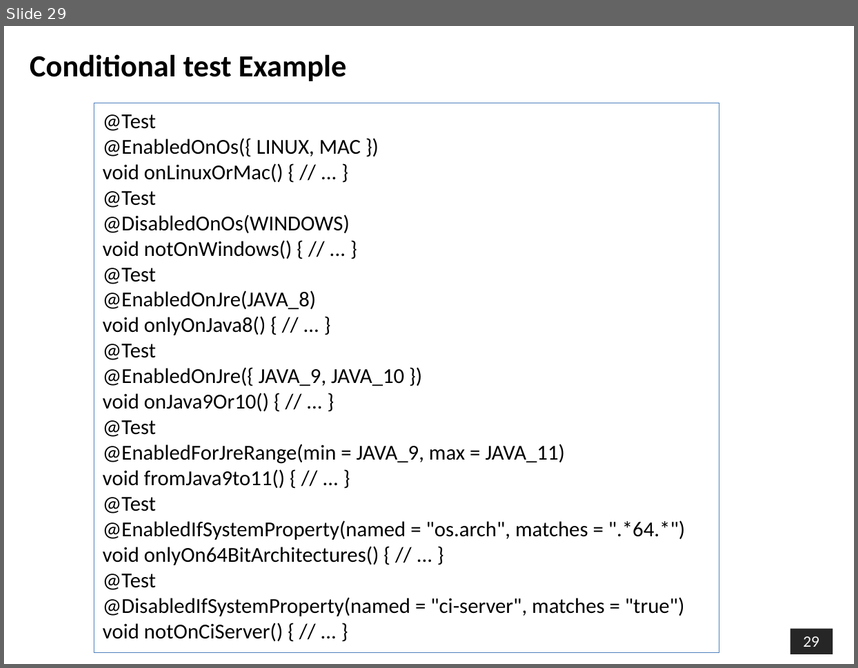
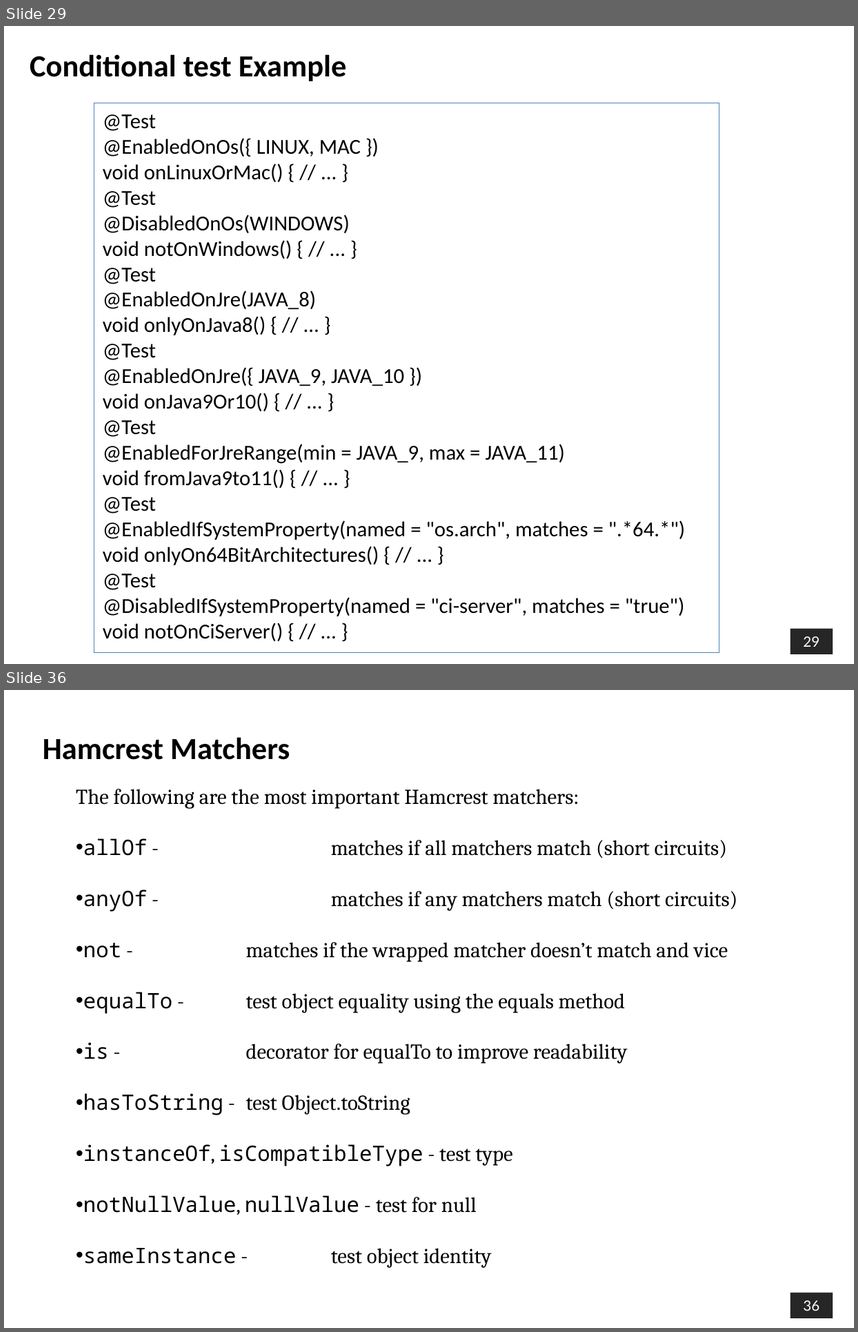
Before and after one commit to shalini06mittal/ConcertoTraining, a slide deck: ppts/Junit/Junit5.pptx. Shown one above the other, each under a label of ours: slide 29 before the commit, slides 29 and 36 after it; the slides between them are not shown. The pictures are 858x668 and 858x1332 pixels, drawn with LibreOffice and Linux fonts; fonts in the diff are those of the drawing; background and template pictures are left out. Boxes give left, top, right and bottom in pixels: in the first picture for what was removed or moved away, otherwise in the second. Text is boxed around its words. In the diff, an @@ line names an element or a change of style, - is before the commit and + after.

```diff
--- a/ppts/Junit/Junit5.pptx
+++ b/ppts/Junit/Junit5.pptx
@@ slide 36 added at (4, 690, 854, 1328), background picture (left out); not listed: 1 template element that a slide beside it also shows @@
@@ text added at (43, 737, 290, 760), 26 pt, text #000000, bold @@
+Hamcrest Matchers
@@ text added at (76, 789, 737, 1268), 18 pt, text #000000 @@
+The following are the most important Hamcrest matchers:
+• allOf - matches if all matchers match (short circuits)
+• anyOf - matches if any matchers match (short circuits)
+• not - matches if the wrapped matcher doesn’t match and vice
+• equalTo - test object equality using the equals method
+• is - decorator for equalTo to improve readability
+• hasToString - test Object.toString
+• instanceOf, isCompatibleType - test type
+• notNullValue, nullValue - test for null
+• sameInstance - test object identity
```
Also in this commit, not shown: 31 other slides added, 33 other files.
